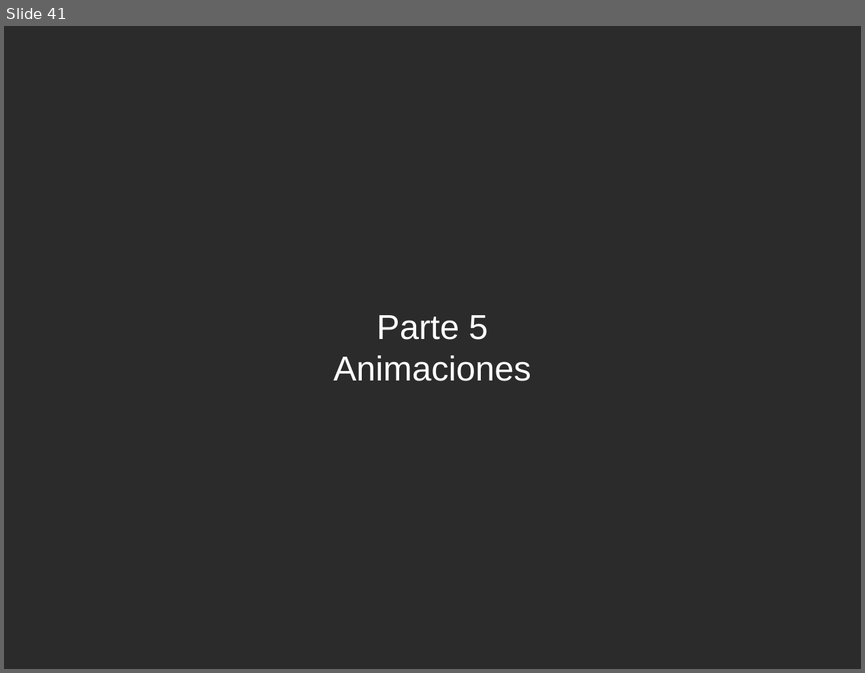
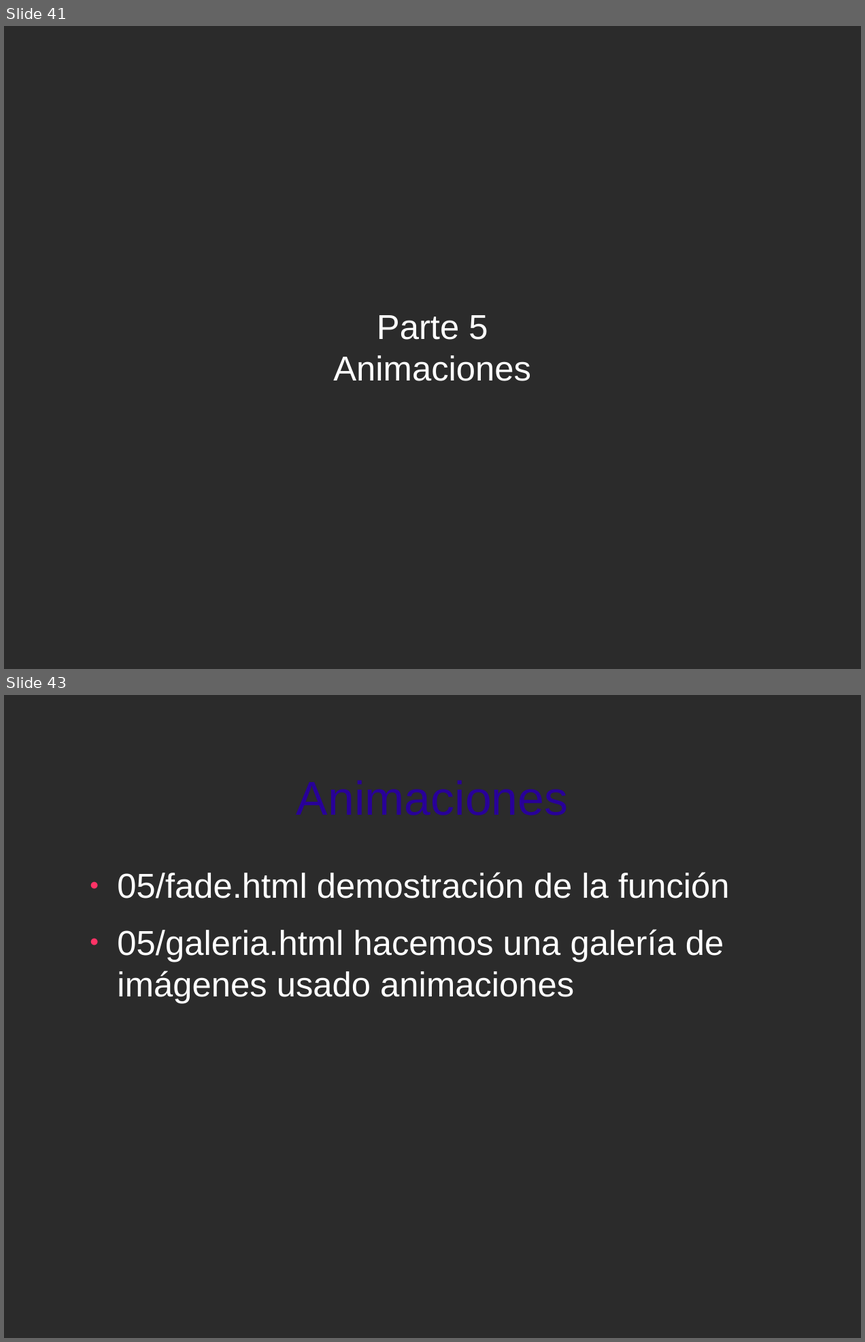
Before and after one commit to jorgeu/curso-jquery, a slide deck: curso-jquery.odp. Shown one above the other, each under a label of ours: slide 41 before the commit, slides 41 and 43 after it; the slides between them are not shown. The pictures are 865x673 and 865x1342 pixels, drawn with LibreOffice and Linux fonts; fonts in the diff are those of the drawing; background and template pictures are left out; a plain dark background stands for a picture behind light text. Boxes give left, top, right and bottom in pixels: in the first picture for what was removed or moved away, otherwise in the second. Text is boxed around its words. In the diff, an @@ line names an element or a change of style, - is before the commit and + after.

Commit message:
primer ejemplo animaciones

```diff
--- a/curso-jquery.odp
+++ b/curso-jquery.odp
@@ slide 43 added at (4, 695, 861, 1338), background picture (left out) @@
@@ title added at (296, 780, 568, 815), 44 pt, text #280099 @@
+Animaciones
@@ text added at (117, 872, 730, 1003), 32 pt, text #FFFFFF @@
+● 05/fade.html demostración de la función
+● 05/galeria.html hacemos una galería de imágenes usado animaciones
```
Also in this commit, not shown: 1 other slide added, 27 other files.
